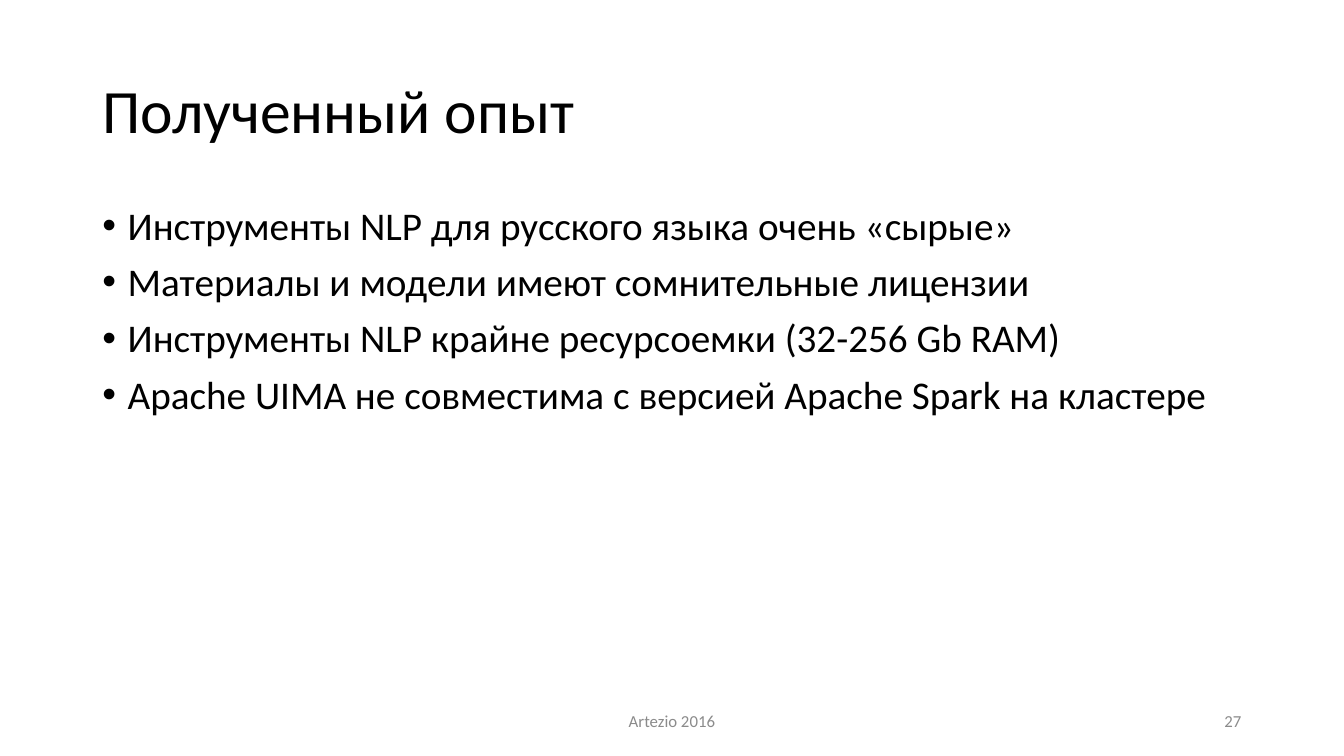
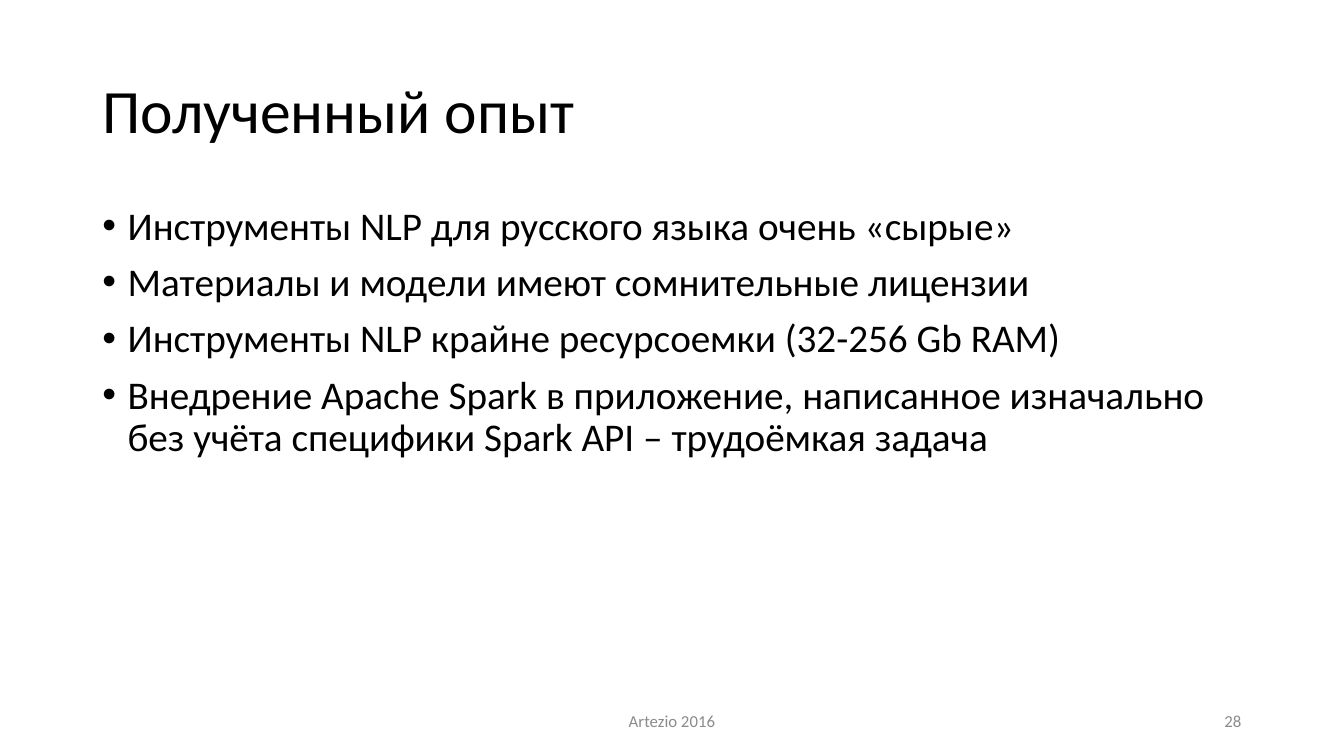
Before and after one commit to ike3/yodaqa, a slide deck: slide 28 of doc/Presentation.pptx (slide 27 before the commit). Drawn at 1344x756 pixels with LibreOffice and Linux fonts; fonts in the diff are those of the drawing. Boxes give left, top, right and bottom in pixels: in the first picture for what was removed or moved away, otherwise in the second. Text is boxed around its words. In the diff, an @@ line names an element or a change of style, - is before the commit and + after.

```diff
--- a/doc/Presentation.pptx
+++ b/doc/Presentation.pptx
@@ text at (128,381,1204,458): text changed @@
-• Apache UIMA не совместима с версией Apache Spark на кластере
+• Внедрение Apache Spark в приложение, написанное изначально без учёта специфики Spark API – трудоёмкая задача
@@ page number at (1224,715,1241,727): text changed @@
-27
+28
```
Also in this commit, not shown: 3 other slides changed, 1 slide added.
